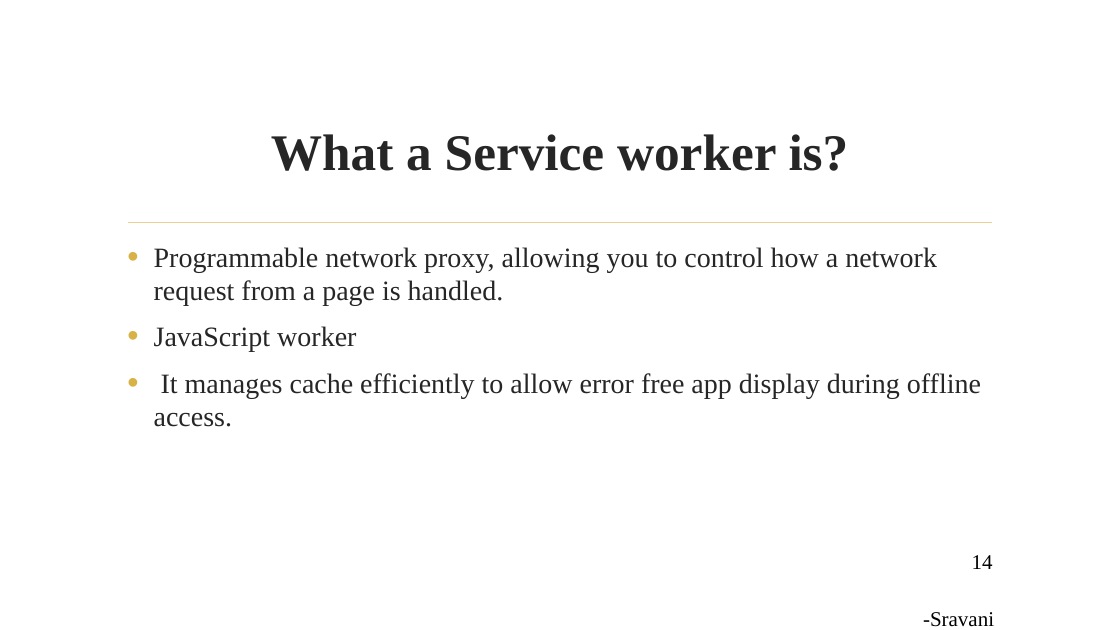
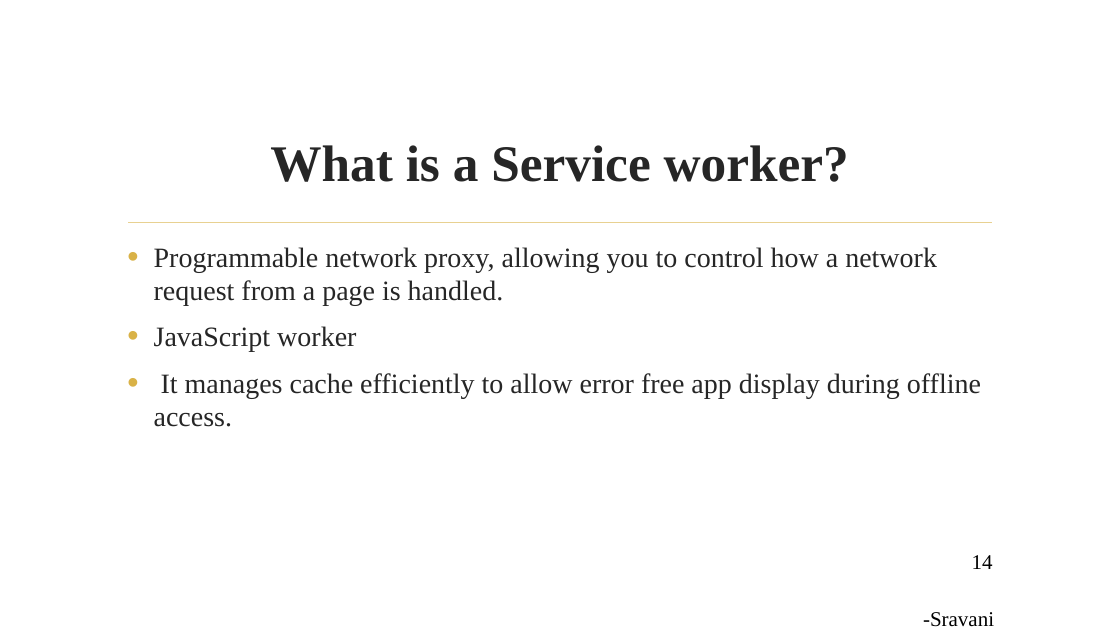
Before and after one commit to Sravani537520/WrokshopOnPWA, a slide deck: slide 14 of pptOnPWA.pptx. Drawn at 1120x630 pixels with LibreOffice and Linux fonts; fonts in the diff are those of the drawing; background and template pictures are left out. Boxes give left, top, right and bottom in pixels: in the first picture for what was removed or moved away, otherwise in the second. Text is boxed around its words. In the diff, an @@ line names an element or a change of style, - is before the commit and + after.

```diff
--- a/pptOnPWA.pptx
+++ b/pptOnPWA.pptx
@@ title at bbox=[270, 145, 849, 182]: text changed @@
-What a Service worker is?
+What is a Service worker?
```
Also in this commit, not shown: 13 other slides changed, 1 slide added, 1 slide removed.
